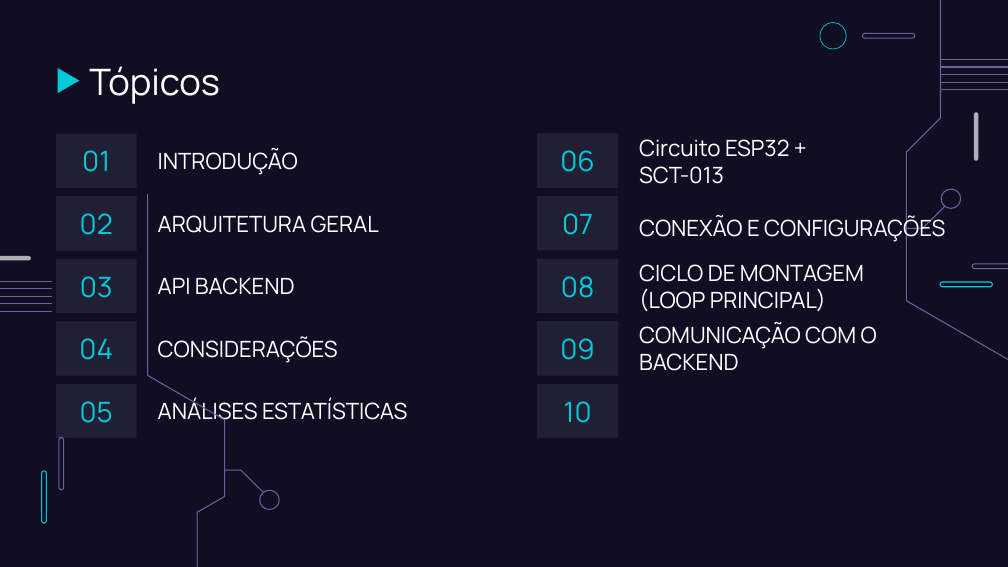
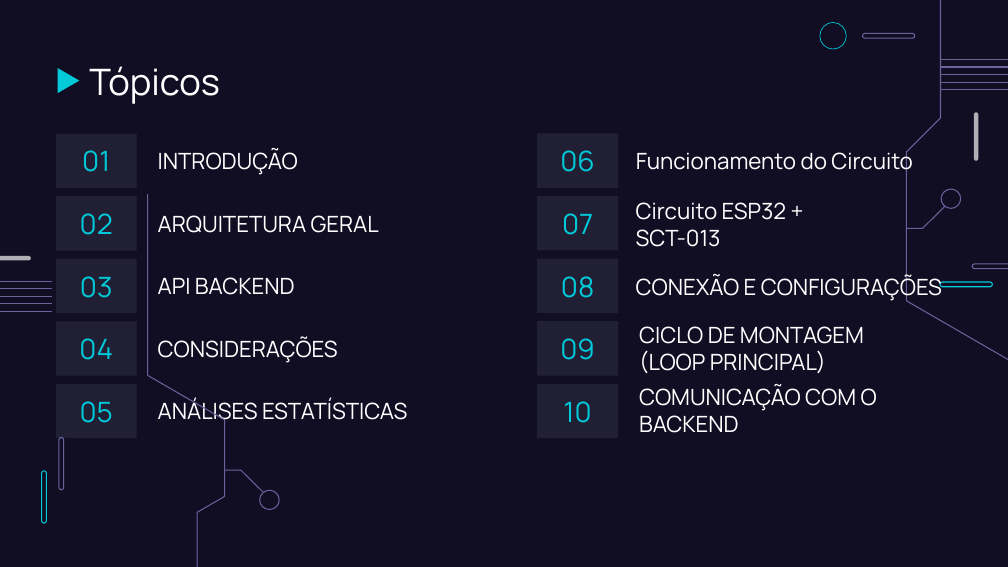
Before and after one commit to FatecFranca/DSM-G07-PI4-2025-2, a slide deck: slide 2 of monitor de energia eletrica.pptx. Drawn at 1008x567 pixels with LibreOffice and Linux fonts; fonts in the diff are those of the drawing. Boxes give left, top, right and bottom in pixels: in the first picture for what was removed or moved away, otherwise in the second. Text is boxed around its words. In the diff, an @@ line names an element or a change of style, - is before the commit and + after.

```diff
--- a/monitor de energia eletrica.pptx
+++ b/monitor de energia eletrica.pptx
@@ text added at [636,149,913,176], 16 pt, text #FFFFFF @@
+Funcionamento do Circuito
@@ text "Circuito ESP32 + SCT-013": place and size @@
-text "Circuito ESP32 + SCT-013" at [639,139,789,184]
+text "Circuito ESP32 + SCT-013" at [636,202,786,247]
@@ text "CONEXÃO E CONFIGURAÇÕES": place and size @@
-text "CONEXÃO E CONFIGURAÇÕES" at [639,216,945,243]
+text "CONEXÃO E CONFIGURAÇÕES" at [636,275,942,302]
@@ text "CICLO DE MONTAGEM (LOOP PRINCIPAL)": place and size @@
-text "CICLO DE MONTAGEM (LOOP PRINCIPAL)" at [639,264,864,311]
+text "CICLO DE MONTAGEM (LOOP PRINCIPAL)" at [639,326,864,373]
@@ text "COMUNICAÇÃO COM O BACKEND": place and size @@
-text "COMUNICAÇÃO COM O BACKEND" at [639,323,877,371]
+text "COMUNICAÇÃO COM O BACKEND" at [639,384,877,433]
```
Also in this commit, not shown: 2 other slides changed, 1 slide added.
